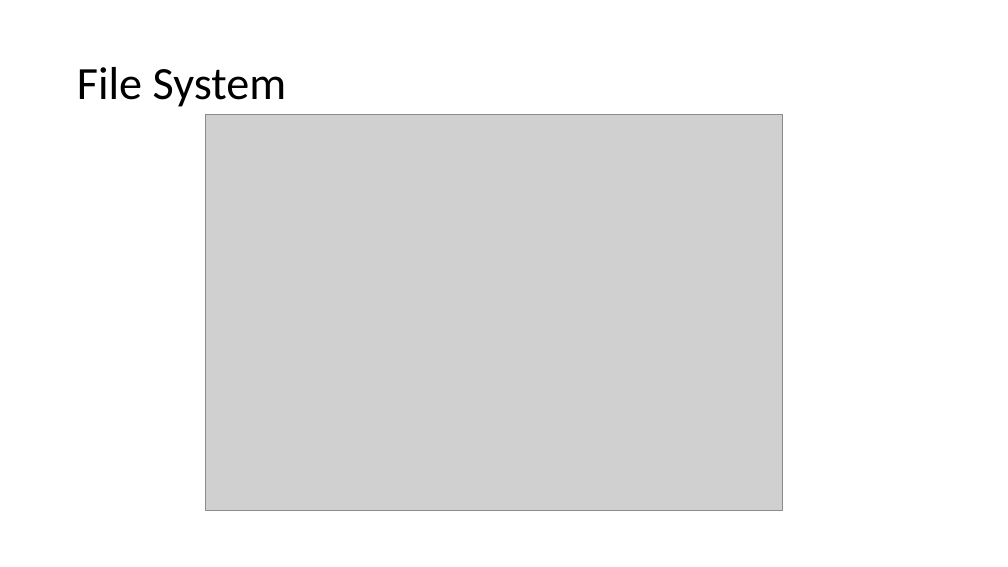
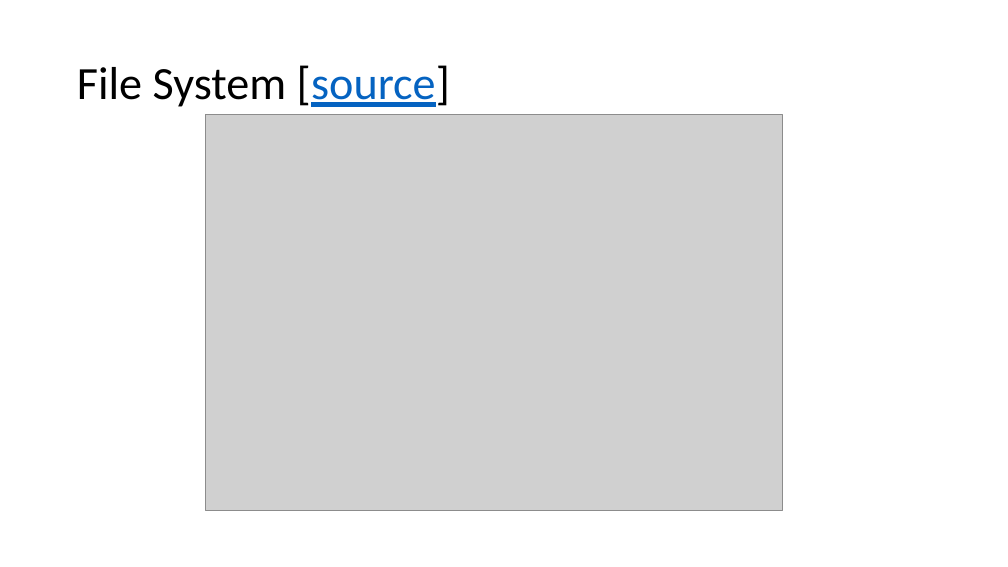
Before and after one commit to marilynwaldman/course, a slide deck: slide 5 of Hadoop/01-OperatingSystems.pptx. Drawn at 1008x567 pixels with LibreOffice and Linux fonts; fonts in the diff are those of the drawing; grey boxes stand for pictures. Boxes give left, top, right and bottom in pixels: in the first picture for what was removed or moved away, otherwise in the second. Text is boxed around its words. In the diff, an @@ line names an element or a change of style, - is before the commit and + after.

Commit message:
added operating Systems

```diff
--- a/Hadoop/01-OperatingSystems.pptx
+++ b/Hadoop/01-OperatingSystems.pptx
@@ title at (77, 65, 450, 107): text changed @@
-File System
+File System [source]
```
Also in this commit, not shown: 6 other slides changed, 1 other file.
